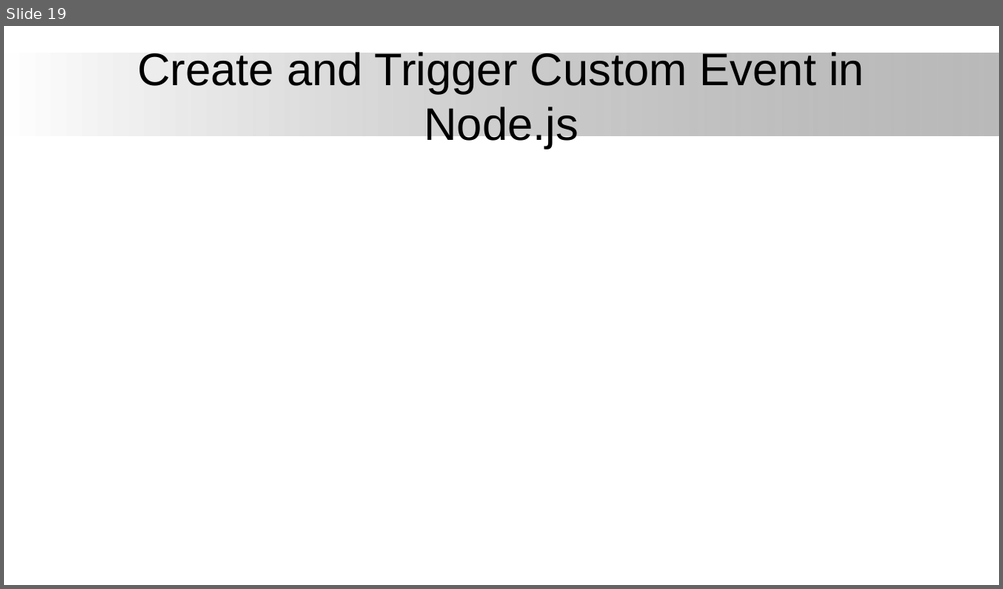
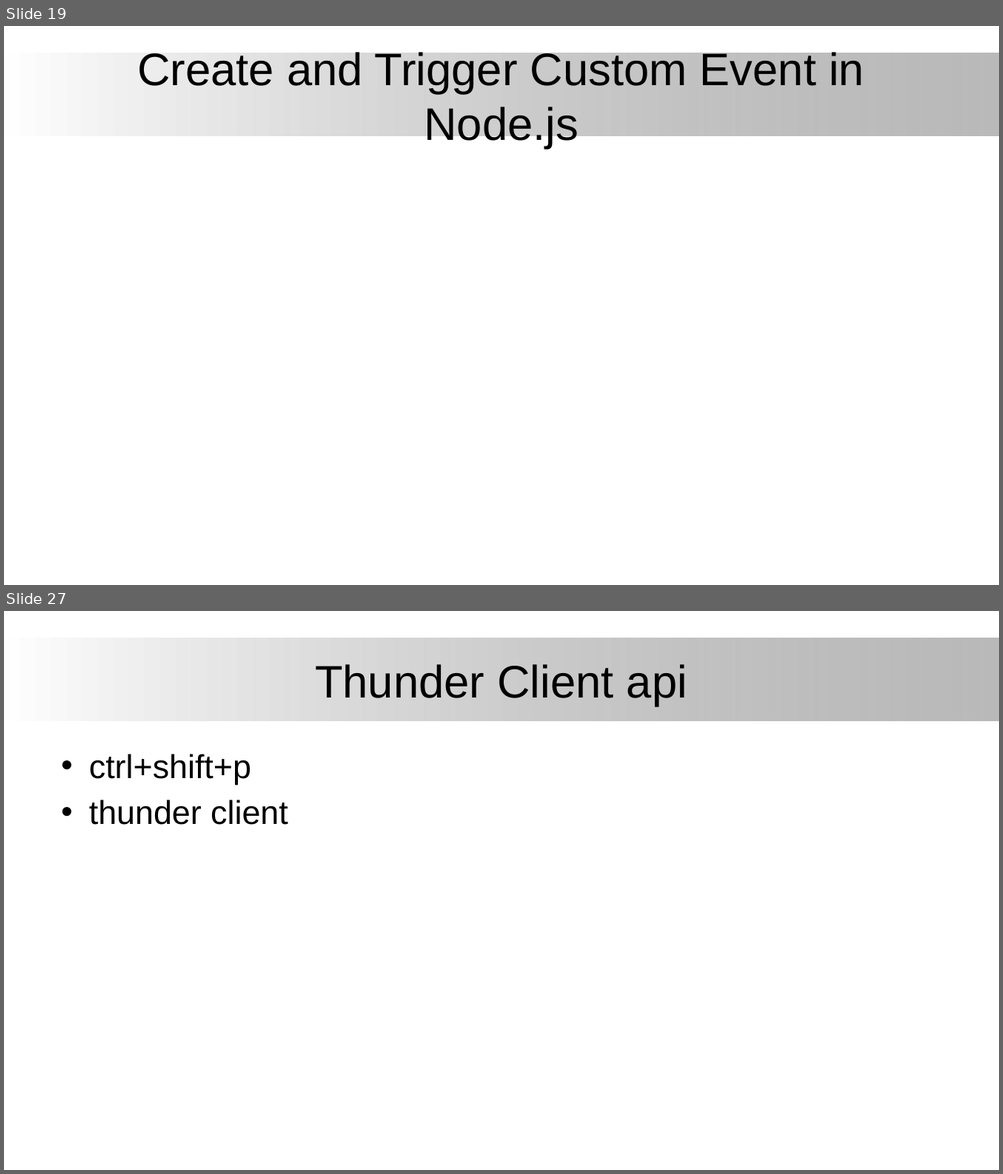
Before and after one commit to firstmentor/nodejs, a slide deck: Node Js.pptx. Shown one above the other, each under a label of ours: slide 19 before the commit, slides 19 and 27 after it; the slides between them are not shown. The pictures are 1003x589 and 1003x1174 pixels, drawn with LibreOffice and Linux fonts; fonts in the diff are those of the drawing; background and template pictures are left out. Boxes give left, top, right and bottom in pixels: in the first picture for what was removed or moved away, otherwise in the second. Text is boxed around its words. In the diff, an @@ line names an element or a change of style, - is before the commit and + after.

```diff
--- a/Node Js.pptx
+++ b/Node Js.pptx
@@ slide 27 added at <box>4,611,999,1170</box>, background #FFFFFF; not listed: 1 template element that a slide beside it also shows @@
@@ title added at <box>315,664,687,706</box>, 44 pt, text #000000 @@
+Thunder Client api
@@ text added at <box>89,754,288,825</box>, 32 pt, text #000000 @@
+• ctrl+shift+p
+• thunder client
```
Also in this commit, not shown: 1 slide changed, 6 other slides added, 18 other files.
